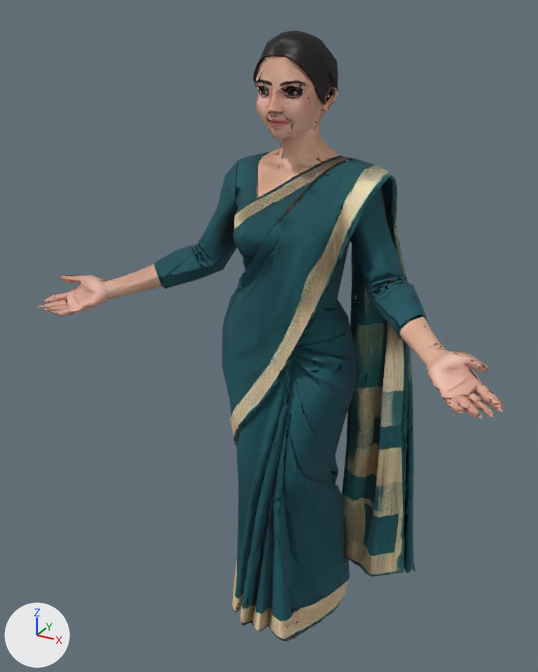
One commit to the glTF model assets/people/mid/crew-mid.glb: the scene before it, then after it.
Both versions are drawn from a camera (50 mm lens) standing at (0.952, -1.788, 1.95) and looking at (-0.043, 0.02, 1.046). The lights are fixed; the arrows at lower left show +X, +Y and +Z. The older version comes first. Vertices at exactly the same position are counted once.

The first picture shows 'FaceMesh'.
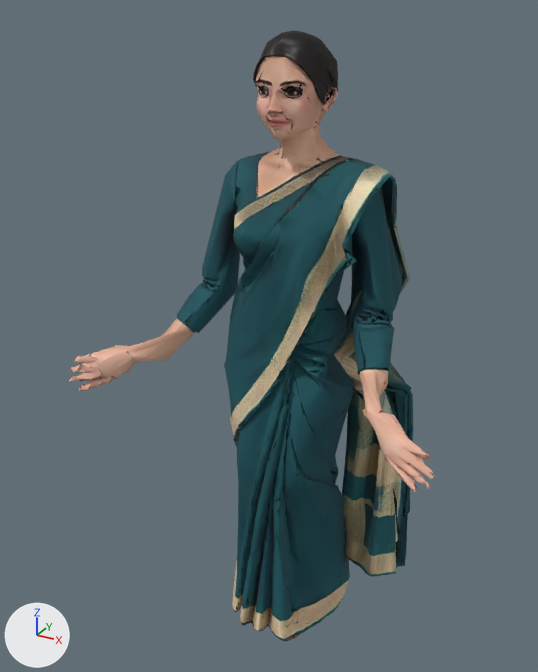
Location of each change, [x1, y1, x2, y2] in pixels of the pictures (538 x 672 px; the box of a moved part takes in the faces that stretch with it):
'FaceMesh', reshaped (22% narrower)
    before: [36, 30, 503, 641]
    after: [69, 30, 434, 641]
part 1 of me_model_058, moved or reshaped (not visible before)
    after: [79, 380, 102, 391]
part 2 of me_model_058, moved or reshaped
    before: [44, 289, 74, 303]
    after: [80, 376, 115, 388]
part 3 of me_model_058, moved or reshaped
    before: [53, 276, 110, 315]
    after: [80, 345, 137, 378]
part 4 of me_model_058, moved or reshaped
    before: [44, 300, 67, 309]
    after: [75, 374, 101, 381]
part 5 of me_model_058, moved or reshaped
    before: [45, 306, 68, 311]
    after: [77, 365, 101, 379]
part 6 of me_model_058, moved or reshaped
    before: [426, 347, 502, 412]
    after: [380, 409, 416, 491]
part 7 of me_model_058, moved or reshaped
    before: [449, 395, 481, 416]
    after: [411, 447, 434, 476]
part 8 of me_model_058, moved or reshaped
    before: [468, 393, 493, 415]
    after: [407, 462, 430, 486]
part 9 of me_model_058, moved or reshaped
    before: [397, 317, 426, 341]
    after: [357, 368, 365, 375]
part 10 of me_model_058, moved or reshaped
    before: [375, 283, 424, 326]
    after: [358, 324, 391, 369]
part 11 of me_model_058, moved or reshaped
    before: [370, 280, 402, 297]
    after: [356, 312, 389, 324]
part 12 of me_model_058, moved or reshaped
    before: [198, 256, 208, 267]
    after: [208, 286, 219, 290]
part 13 of me_model_058, moved or reshaped
    before: [313, 210, 503, 573]
    after: [313, 210, 433, 566]
part 14 of me_model_058, moved or reshaped
    before: [36, 181, 258, 409]
    after: [69, 181, 258, 407]

What changed in the scene script:
```text
Change me_model_058:
    remove me_model_058.from_pydata(...)  # 13709 vertices, 15000 faces; spans x -0.7..0.7, y -0.29..0.29, z 0.0..1.9
    add me_model_058.from_pydata(...)  # 13709 vertices, 15000 faces; spans x -0.57..0.58, y -0.3..0.29, z 0.0..1.9
    me_model_058 part 1: the loose piece of 45 vertices spanning x -0.7..-0.63, y -0.24..-0.18, z 1.12..1.14 is multiplied about its middle by the matrix ((0.366, 0.904, -0.221), (0.245, 0.136, 0.96), (0.898, -0.406, -0.172)), then moved by (0.16, -0.06, -0.24)
    me_model_058 part 2: the loose piece of 54 vertices spanning x -0.69..-0.59, y -0.24..-0.15, z 1.12..1.18 is multiplied about its middle by the matrix ((0.366, 0.904, -0.221), (0.245, 0.136, 0.96), (0.898, -0.406, -0.172)), then moved by (0.16, -0.05, -0.24)
    me_model_058 part 3: the loose piece of 151 vertices spanning x -0.64..-0.5, y -0.29..-0.12, z 1.1..1.21 is multiplied about its middle by the matrix ((0.366, 0.904, -0.221), (0.245, 0.136, 0.96), (0.898, -0.406, -0.172)), then moved by (0.1, -0.02, -0.18)
    me_model_058 part 4: the loose piece of 43 vertices spanning x -0.67..-0.61, y -0.26..-0.18, z 1.11..1.13 is multiplied about its middle by the matrix ((0.366, 0.904, -0.221), (0.245, 0.136, 0.96), (0.898, -0.406, -0.172)), then moved by (0.14, -0.05, -0.2)
    me_model_058 part 5: the loose piece of 34 vertices spanning x -0.66..-0.59, y -0.27..-0.19, z 1.11..1.12 is multiplied about its middle by the matrix ((0.366, 0.904, -0.221), (0.245, 0.136, 0.96), (0.898, -0.406, -0.172)), then moved by (0.13, -0.05, -0.17)
    me_model_058 part 6: the loose piece of 136 vertices spanning x 0.48..0.7, y -0.25..-0.12, z 1.11..1.2 is multiplied about its middle by the matrix ((0.368, -0.903, 0.222), (-0.246, 0.136, 0.96), (-0.897, -0.407, -0.172)), then moved by (-0.13, -0.04, -0.21)
    me_model_058 part 7: the loose piece of 67 vertices spanning x 0.59..0.67, y -0.29..-0.22, z 1.11..1.13 is multiplied about its middle by the matrix ((0.366, -0.904, 0.221), (-0.245, 0.136, 0.96), (-0.898, -0.406, -0.172)), then moved by (-0.1, -0.02, -0.17)
    me_model_058 part 8: the loose piece of 41 vertices spanning x 0.62..0.69, y -0.28..-0.19, z 1.11..1.13 is multiplied about its middle by the matrix ((0.366, -0.904, 0.221), (-0.245, 0.136, 0.96), (-0.898, -0.406, -0.172)), then moved by (-0.13, -0.04, -0.21)
    me_model_058 part 9: the loose piece of 32 vertices spanning x 0.38..0.44, y -0.07..0.0, z 1.14..1.22 is turned 39.7 degrees about the y axis through its middle, then moved by (-0.1, 0.0, -0.15)
    me_model_058 part 10: the loose piece of 51 vertices spanning x 0.29..0.44, y -0.07..0.06, z 1.2..1.27 is turned 39.7 degrees about the y axis through its middle, then moved by (-0.06, 0.0, -0.13)
    me_model_058 part 11: the loose piece of 32 vertices spanning x 0.27..0.35, y 0.01..0.06, z 1.23..1.27 is turned 39.8 degrees about the y axis through its middle, then moved by (-0.03, 0.0, -0.1)
    me_model_058 part 12: the loose piece of 11 vertices spanning x -0.3..-0.26, y 0.02..0.03, z 1.22..1.26 is scaled about its middle by (1.17, 1, -0.0684), then moved by (0.03, 0.0, -0.08)
    me_model_058 part 13: 1685 of 13709 vertices moved; they spanned x 0.17..0.7, y -0.29..0.24, z 0.2..1.37 and now span x 0.01..0.58, y -0.3..0.24, z 0.17..1.37; mean shift (-0.07, -0.01, -0.08); largest move (0.42, 0.2, 0.2) -> (0.01, 0.2, 0.18)
    me_model_058 part 14: 497 of 13709 vertices moved; they spanned x -0.69..-0.18, y -0.29..0.19, z 0.91..1.36 and now span x -0.57..-0.11, y -0.3..0.19, z 0.89..1.31; mean shift (0.08, -0.01, -0.14); largest move (-0.64, -0.21, 1.21) -> (-0.51, -0.19, 0.9)
    other edits to the shape of me_model_058 do not show in these pictures
```
